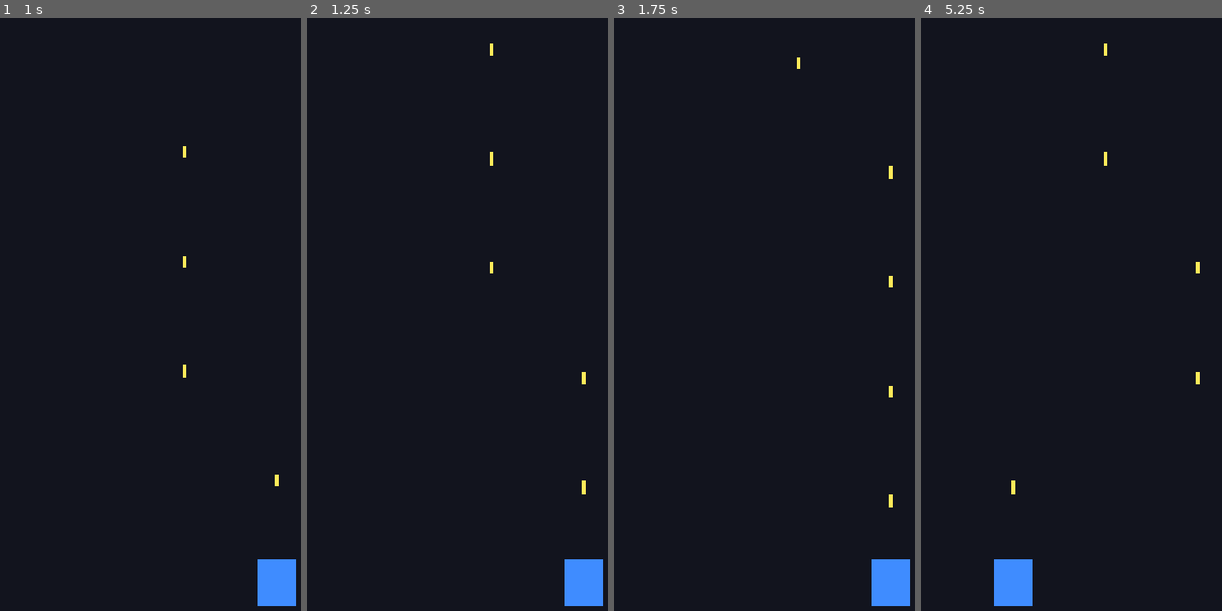
Above: before the commit, frames 1-4 (left to right).
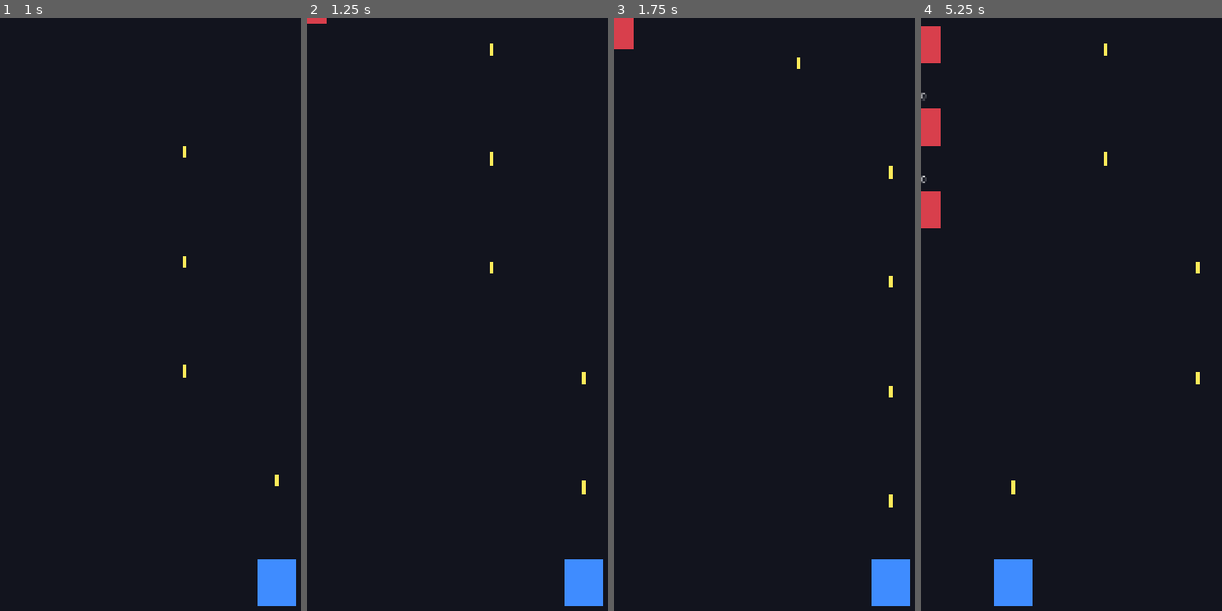
Above: after the commit, the same moments.

Repository: ScriptByFei/kernwerk-godot
Game: Godot game, scene res://scenes/game/game.tscn
The game is run twice, just before and just after one commit, with the same random seed, the same clock (stepped at 60 frames per second) and the same inputs.
Inputs (mouse positions are in pixels of both pictures, inside the frame that each line leads up to):
- Up to frame 1 (1 s): tap Enter at 0.5 s; move the mouse to (264, 314) at 0.52 s; hold D (lane_right) from 0.53 s (still down); hold 1 (lane_1) from 0.53 s (still down); click (264, 314) at 0.67 s
- Up to frame 2 (1.25 s): keep holding D (lane_right); keep holding 1 (lane_1)
- Up to frame 3 (1.75 s): release D (lane_right) at 1.25 s; release 1 (lane_1) at 1.25 s; tap Space at 1.25 s; drag from (725, 379) to (779, 480) at 1.27 s
- Up to frame 4 (5.25 s): move the mouse to (1143, 201) at 2.02 s; hold D (lane_right) 2.03-2.75 s; hold 3 (lane_3) 2.03-2.75 s; drag from (1086, 480) to (996, 249) at 2.77 s; move the mouse to (1215, 444) at 3.52 s; hold A (lane_left) 3.53-4.25 s; hold 2 (lane_2) 3.53-4.25 s; drag from (996, 249) to (1050, 184) at 4.27 s; move the mouse to (1122, 344) at 5.02 s; hold A (lane_left) from 5.03 s (still down); hold 1 (lane_1) from 5.03 s (still down); click (1122, 344) at 5.17 s

Frame 1 is identical in both runs. In frame 2, less than 0.1% of the frame differs, in the area x 0-7%, y 0-1%; in frame 3, 0.3%; in frame 4, 1.3%, in the area x 0-7%, y 1-36%.

Commit message:
feat: phase 3 — enemies with HP labels, spawn manager, hit detection (+6 regression tests)

Diff:
--- /dev/null
+++ b/scripts/enemies/enemy.gd
@@ -0,0 +1,91 @@
+class_name Enemy
+extends LaneObject
+## Basis-Gegner: rot, HP über dem Kopf, nimmt Schaden, stirbt mit sanftem Feedback.
+
+signal enemy_killed(enemy: Enemy)
+signal health_changed(enemy: Enemy, new_hp: int)
+
+var max_hp := 50
+var current_hp := 50
+
+var _flash_rect: Polygon2D
+var _hp_label: Label
+var _wobble_tween: Tween
+var _base_x := 0.0
+
+func _ready() -> void:
+	super._ready()
+	add_to_group("enemies")
+	_build_visual()
+
+func configure(p_lane: int, hp: int, speed: float) -> void:
+	setup_lane(p_lane)
+	max_hp = hp
+	current_hp = hp
+	move_speed = speed
+
+var configure_label := false  # Headless-Tests ohne Szene: Labels optional
+
+func _build_visual() -> void:
+	# Roter Platzhalter-Körper
+	var body := Polygon2D.new()
+	body.color = Color(0.85, 0.25, 0.3)
+	body.polygon = PackedVector2Array([Vector2(-55, -55), Vector2(55, -55), Vector2(55, 55), Vector2(-55, 55)])
+	add_child(body)
+	build_label()
+
+func build_label() -> void:
+	# HP-Label über dem Kopf — nil-safe (Headless-Tests ohne Rendering)
+	_hp_label = Label.new()
+	_hp_label.text = str(maxi(current_hp, 0))
+	_hp_label.position = Vector2(-40, -110)
+	_hp_label.size = Vector2(80, 40)
+	_hp_label.horizontal_alignment = HORIZONTAL_ALIGNMENT_CENTER
+	_hp_label.add_theme_color_override("font_color", Color(1, 1, 1, 0.85))
+	_hp_label.add_theme_font_size_override("font_size", 26)
+	add_child(_hp_label)
+
+var _dying := false  # Doppel-Kill-Schutz
+
+func take_damage(dmg: int) -> void:
+	if _dying:
+		return
+	current_hp -= dmg
+	health_changed.emit(self, current_hp)
+	if current_hp <= 0:
+		_dying = true
+		_die()
+	else:
+		if _hp_label:
+			_hp_label.text = str(current_hp)
+		_hit_feedback()
+
+func _hit_feedback() -> void:
+	# Sanftes Feedback: kurzer Weiß-Blitz + leichtes Wackeln — kein "MISS"/kein hartes Label
+	if _flash_rect == null:
+		_flash_rect = Polygon2D.new()
+		_flash_rect.color = Color(1, 1, 1, 0.0)
+		_flash_rect.polygon = PackedVector2Array([Vector2(-57, -57), Vector2(57, -57), Vector2(57, 57), Vector2(-57, 57)])
+		add_child(_flash_rect)
+	# Blitz: kurz aufblitzen und ausfaden
+	_flash_rect.color = Color(1, 1, 1, 0.55)
+	var t := create_tween()
+	t.tween_property(_flash_rect, "color:a", 0.0, 0.15)
+	# Wackeln
+	if _wobble_tween and _wobble_tween.is_valid():
+		_wobble_tween.kill()
+	_base_x = 0.0
+	_wobble_tween = create_tween().set_trans(Tween.TRANS_SINE).set_ease(Tween.EASE_OUT)
+	_wobble_tween.tween_property(self, "position:x", _base_x + 14.0, 0.05)
+	_wobble_tween.tween_property(self, "position:x", _base_x - 10.0, 0.07)
+	_wobble_tween.tween_property(self, "position:x", _base_x, 0.06)
+
+func _die() -> void:
+	# Sanftes Auflösen: schrumpfen + ausfaden, kein harter Pop
+	if _hp_label: _hp_label.visible = false
+	set_physics_process(false)
+	var t := create_tween().set_parallel()
+	t.tween_property(self, "scale", Vector2(0.1, 0.1), 0.18).set_trans(Tween.TRANS_BACK).set_ease(Tween.EASE_IN)
+	t.tween_property(self, "modulate:a", 0.0, 0.18)
+	t.chain().tween_callback(queue_free)
+	enemy_killed.emit(self)
--- a/scripts/game/game.gd
+++ b/scripts/game/game.gd
@@ -1,5 +1,5 @@
 extends Node2D
-## Game-Szene: Wurzel. Phase 2 — Bewegung + Auto-Fire.
+## Game-Szene: Wurzel. Phase 3 — Bewegung + Auto-Fire + Gegner + Treffer.
 
 func _ready() -> void:
 	# Hintergrund dynamisch: überdeckt IMMER den ganzen Viewport (kein fixed 1080x1920)
@@ -15,6 +15,25 @@
 	var player := $Player as Player
 	player.lane_changed.connect(_on_lane_changed)
 
+	# Phase 3: SpawnManager + HitDetection
+	var spawner := SpawnManager.new()
+	spawner.name = "SpawnManager"
+	add_child(spawner)
+	spawner.setup(self)
+	# Phase 6 macht Differenzierung → jetzt linear
+	spawner.set_difficulty(1.0)
+
+func _physics_process(_delta: float) -> void:
+	# Bullet→Enemy-Kollision zentral abwickeln (keine Physik-Engine)
+	HitDetection.process_hits(_collect_bullets(), get_tree().get_nodes_in_group("enemies"))
+
+func _collect_bullets() -> Array:
+	var out: Array = []
+	for c in get_children():
+		if c is Bullet:
+			out.append(c)
+	return out
+
 func _layout_bg() -> void:
 	var bg := get_node_or_null("Background") as ColorRect
 	if bg:
--- /dev/null
+++ b/scripts/game/hit_detection.gd
@@ -0,0 +1,18 @@
+class_name HitDetection
+extends Node
+## Bullet→Enemy-Kollision: Distanz-Check pro Bullet gegen Enemies.
+## Bewusst KEIN Physics-Engine-Kontakt: lighter im Web-Export, voll deterministisch.
+
+static func process_hits(bullets: Array, enemies: Array) -> void:
+	for b in bullets:
+		if not is_instance_valid(b):
+			continue
+		for e in enemies:
+			if not is_instance_valid(e):
+				continue
+			# Gleiche Lane + vertikale Überlappung = Treffer (Lane-basiert, exakt genug fürs Spielgefühl)
+			if absf(b.global_position.x - e.global_position.x) < 60.0 \
+					and absf(b.global_position.y - e.global_position.y) < 70.0:
+				e.take_damage(b.damage)
+				b.queue_free()
+				break
--- /dev/null
+++ b/scripts/managers/spawn_manager.gd
@@ -0,0 +1,46 @@
+class_name SpawnManager
+extends Node
+## Zentraler Spawner: entscheidet Lane, Timing und Gegner-Stats. Gegner spawnt sich nie selbst.
+## Phase 3: einfacher Intervall-Spawner mit zufälliger Lane + skalierender HP.
+## Phase 6 ersetzt das durch datengetriebene Waves — Schnittstelle bleibt gleich.
+
+signal enemy_spawned(enemy: Enemy)
+
+@export var spawn_interval := 1.6   # Sekunden zwischen Gegnern
+var difficulty := 1.0               # steigt später über Wellen
+var _timer := 0.0
+var _world: Node2D
+
+func setup(world: Node2D) -> void:
+	_world = world
+	# Erster Gegner nach kurzer Verzögerung, nicht sofort in den Spieler
+	_timer = spawn_interval * 0.6
+
+func set_world_reference(w: Node2D) -> void:
+	_world = w
+
+func _physics_process(delta: float) -> void:
+	if _world == null:
+		return
+	_timer -= delta
+	if _timer <= 0.0:
+		_timer = spawn_interval / maxf(difficulty, 0.1)
+		_spawn_enemy()
+
+func _spawn_enemy() -> void:
+	var enemy := Enemy.new()
+	var hp := int(50 * difficulty)
+	var speed := 150.0 * difficulty
+	var lane := randi_range(0, GameConfig.LANE_COUNT - 1)
+	enemy.configure(lane, hp, speed)
+	# Spawn: leicht über dem oberen Rand
+	enemy.position = Vector2(enemy.lane_x_now(), -80.0)
+	_world.add_child(enemy)
+	enemy.enemy_killed.connect(_on_enemy_killed)
+	enemy_spawned.emit(enemy)
+
+func _on_enemy_killed(_enemy: Enemy) -> void:
+	pass  # Score/Coins in Phase 4/5 — Signal-Kette steht schon
+
+func set_difficulty(d: float) -> void:
+	difficulty = maxf(d, 0.1)
--- /dev/null
+++ b/scripts/objects/lane_object.gd
@@ -0,0 +1,29 @@
+class_name LaneObject
+extends Node2D
+## Gemeinsame Basis für alles, was in einer Lane von oben kommt:
+## Enemy, Upgrade, Obstacle, Gate, Boss. Bewegung nach unten + Lane-Zugehörigkeit.
+## Unterklassen setzen Typ-Verhalten auf (speed, hp, Aussehen, Effekt beim Erreichen des Spielers).
+
+signal reached_bottom(obj: LaneObject)
+
+var lane := 1
+var move_speed := 150.0  # design-px/s
+
+func _ready() -> void:
+	add_to_group("lane_objects")
+	set_physics_process(true)
+
+func setup_lane(p_lane: int) -> void:
+	lane = clampi(p_lane, 0, GameConfig.LANE_COUNT - 1)
+
+func _physics_process(delta: float) -> void:
+	position.y += move_speed * delta
+	if not _despawned and global_position.y > get_viewport_rect().size.y + 80.0:
+		_despawned = true  # einmalig — queue_free braucht einen Frame, sonst Multi-Fire
+		reached_bottom.emit(self)
+		queue_free()
+
+var _despawned := false
+
+func lane_x_now() -> float:
+	return GameConfig.lane_x(lane, get_viewport_rect().size.x)
--- /dev/null
+++ b/tests/phase3_test.gd
@@ -0,0 +1,93 @@
+extends SceneTree
+## Phase-3-Tests: Enemy HP/Damage/Kill, LaneObject-Movement, HitDetection.
+## Aufruf: godot4 --headless -s tests/phase3_test.gd
+
+var fails := 0
+
+func _check(cond: bool, msg: String) -> void:
+	if cond:
+		print("  ✓ " + msg)
+	else:
+		fails += 1
+		print("  ✗ " + msg)
+
+func _init() -> void:
+	var world := Node2D.new()
+	get_root().add_child(world)
+
+	# --- Enemy: HP, Damage, Kill ---
+	var e := Enemy.new()
+	world.add_child(e)
+	e.configure(1, 100, 150.0)
+	_check(e.current_hp == 100, "HP 100 gesetzt")
+	_check(e.lane == 1, "Lane gesetzt")
+
+	var kills := [0]
+	e.enemy_killed.connect(func(_en): kills[0] += 1)
+
+	e.take_damage(30)
+	_check(e.current_hp == 70, "Damage 30 → HP 70")
+	e.take_damage(30)
+	_check(e.current_hp == 40, "Zweiter Schuss: 70-30 = 40")
+	_check(kills[0] == 0, "Noch nicht tot bei HP 40")
+	e.take_damage(100)
+	_check(e.current_hp <= 0, "Lethal Damage → HP ≤ 0")
+	_check(kills[0] == 1, "enemy_killed genau 1× gefeuert")
+	_check(e._hp_label == null or e._hp_label.visible == false, "HP-Label bei Tod versteckt (oder im Headless nicht vorhanden)")
+
+	# Kill-Loop: nach Tod nehmen weitere take_damage-Aufrufe NICHT erneut ab
+	e.take_damage(50)
+	_check(kills[0] == 1, "Doppel-Kill verhindert")
+
+	# --- LaneObject Movement: bewegt sich nach unten, despawnt unten ---
+	var f := Enemy.new()
+	world.add_child(f)
+	f.configure(2, 10, 200.0)
+	f.position = Vector2(810, 1800)
+	var reached := [0]
+	f.reached_bottom.connect(func(_o): reached[0] += 1)
+	var y0 := f.global_position.y
+	f._physics_process(1.0 / 60.0)
+	_check(f.global_position.y > y0, "Enemy bewegt sich nach UNTEN")
+	for i in 400:
+		if is_instance_valid(f):
+			f._physics_process(1.0 / 60.0)
+		else:
+			break
+	_check(not is_instance_valid(f) or f.is_queued_for_deletion(), "Enemy despawnt unter dem Rand")
+	_check(reached[0] == 1, "reached_bottom 1× gefeuert")
+
+	# --- HitDetection: Bullet trifft Enemy in gleicher Lane ---
+	var e2 := Enemy.new()
+	world.add_child(e2)
+	e2.configure(1, 50, 0.0)  # steht still
+	e2.position = Vector2(540, 800)  # Mitte, Mitte
+	var b := Bullet.new()
+	world.add_child(b)
+	b.setup(10, 0.0)
+	b.global_position = Vector2(540, 800 + 10)  # überlappt vertikal
+	HitDetection.process_hits([b], [e2])
+	_check(e2.current_hp == 40, "Treffer: Damage 10 → HP 40")
+	var hp_after_kill = [50]
+	e2.health_changed.connect(func(_e, hp): hp_after_kill[0] = hp)
+	var b2 = Bullet.new(); world.add_child(b2); b2.setup(999, 0.0)
+	b2.global_position = Vector2(540, 810)
+	HitDetection.process_hits([b2], [e2])
+	_check(e2.current_hp <= 0, "Kill-Treffer: HP ≤ 0")
+	_check(hp_after_kill[0] <= 0, "health_changed bis 0 dokumentiert")
+	# Bullet konsumiert (freed):
+	await create_timer(0.1).timeout
+	_check(not is_instance_valid(b2), "Bullet beim Treffer entfernt")
+	# Fehlschuss: falsche Lane → kein Treffer
+	var e3 := Enemy.new(); world.add_child(e3); e3.configure(0, 30, 0.0)
+	e3.position = Vector2(270, 500)
+	var b3 = Bullet.new(); world.add_child(b3); b3.setup(10, 0.0)
+	b3.global_position = Vector2(540, 501)  # Mitte, Gegner links
+	HitDetection.process_hits([b3], [e3])
+	_check(e3.current_hp == 30, "Falsche Lane → kein Damage")
+
+	if fails == 0:
+		print("PHASE3 TESTS: ALLE OK")
+	else:
+		print("PHASE3 TESTS: %d FEHLER" % fails)
+	quit(1 if fails > 0 else 0)
Not shown, added: scripts/enemies/enemy.gd.uid
Not shown, added: scripts/game/hit_detection.gd.uid
Not shown, added: scripts/managers/spawn_manager.gd.uid
Not shown, added: scripts/objects/lane_object.gd.uid
Not shown, added: tests/phase3_test.gd.uid
Not shown, changed: index.html
Not shown, changed: index.pck
